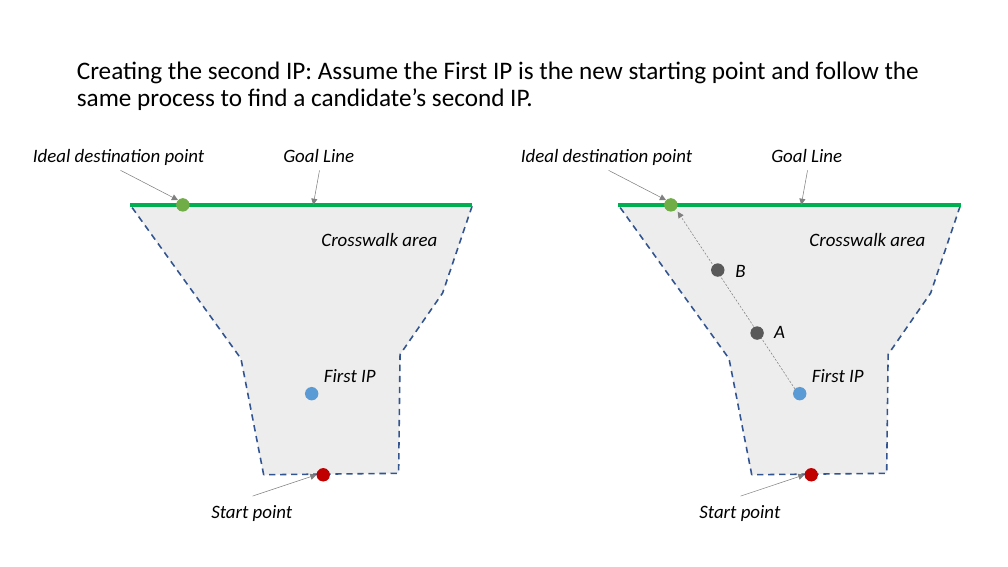
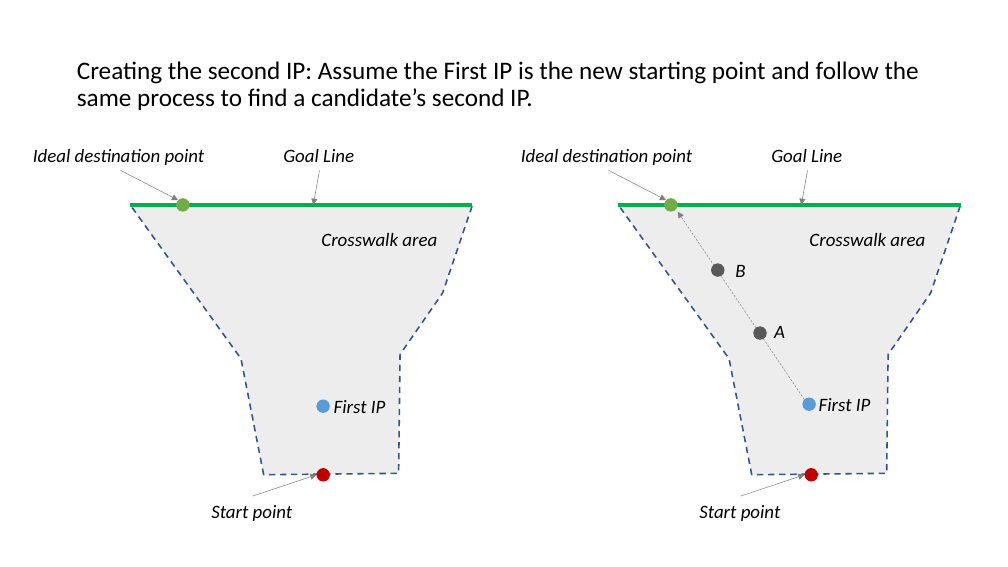
Before and after one commit to adhocmaster/carla-jaywalker-experiments, a slide deck: slide 12 of docs/Soft-Trajectory-Generation.pptx (slide 10 before the commit). Drawn at 1008x567 pixels with LibreOffice and Linux fonts; fonts in the diff are those of the drawing. Boxes give left, top, right and bottom in pixels: in the first picture for what was removed or moved away, otherwise in the second. Text is boxed around its words. In the diff, an @@ line names an element or a change of style, - is before the commit and + after.

```diff
--- a/docs/Soft-Trajectory-Generation.pptx
+++ b/docs/Soft-Trajectory-Generation.pptx
@@ arrow moved from (796, 389) - (678, 212) to (805, 399) - (678, 212) @@
@@ text "First IP": place and size @@
-text "First IP" at box(812, 369, 863, 382)
+text "First IP" at box(819, 398, 870, 411)
@@ ellipse: place and size @@
-ellipse at box(305, 387, 318, 401)
+ellipse at box(317, 399, 330, 413)
@@ text "First IP": place and size @@
-text "First IP" at box(324, 369, 375, 382)
+text "First IP" at box(334, 400, 385, 413)
@@ ellipse: place and size @@
-ellipse at box(793, 387, 807, 401)
+ellipse at box(802, 398, 816, 411)
```
Also in this commit, not shown: 9 other slides changed, 3 slides added.
